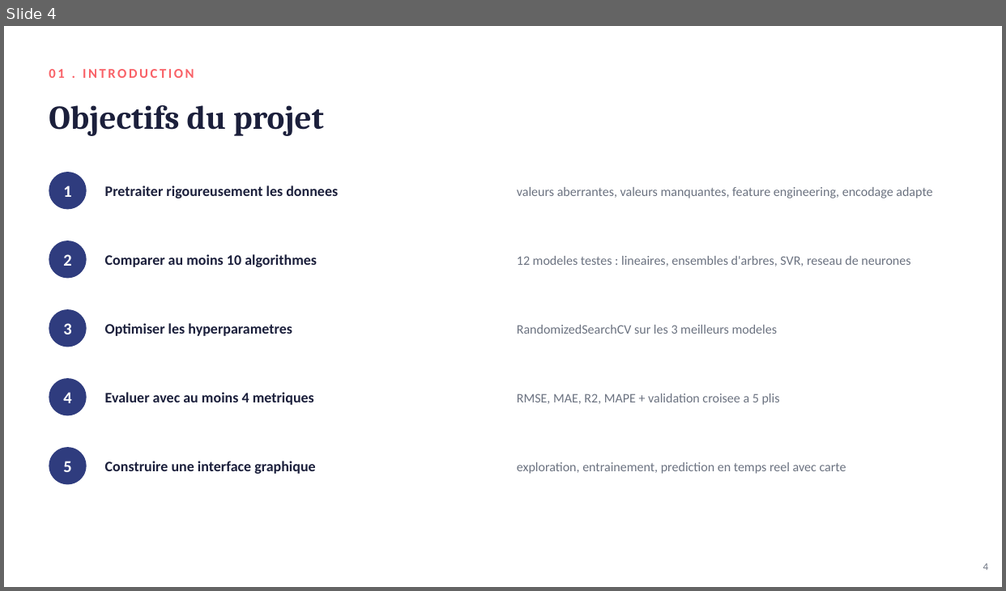
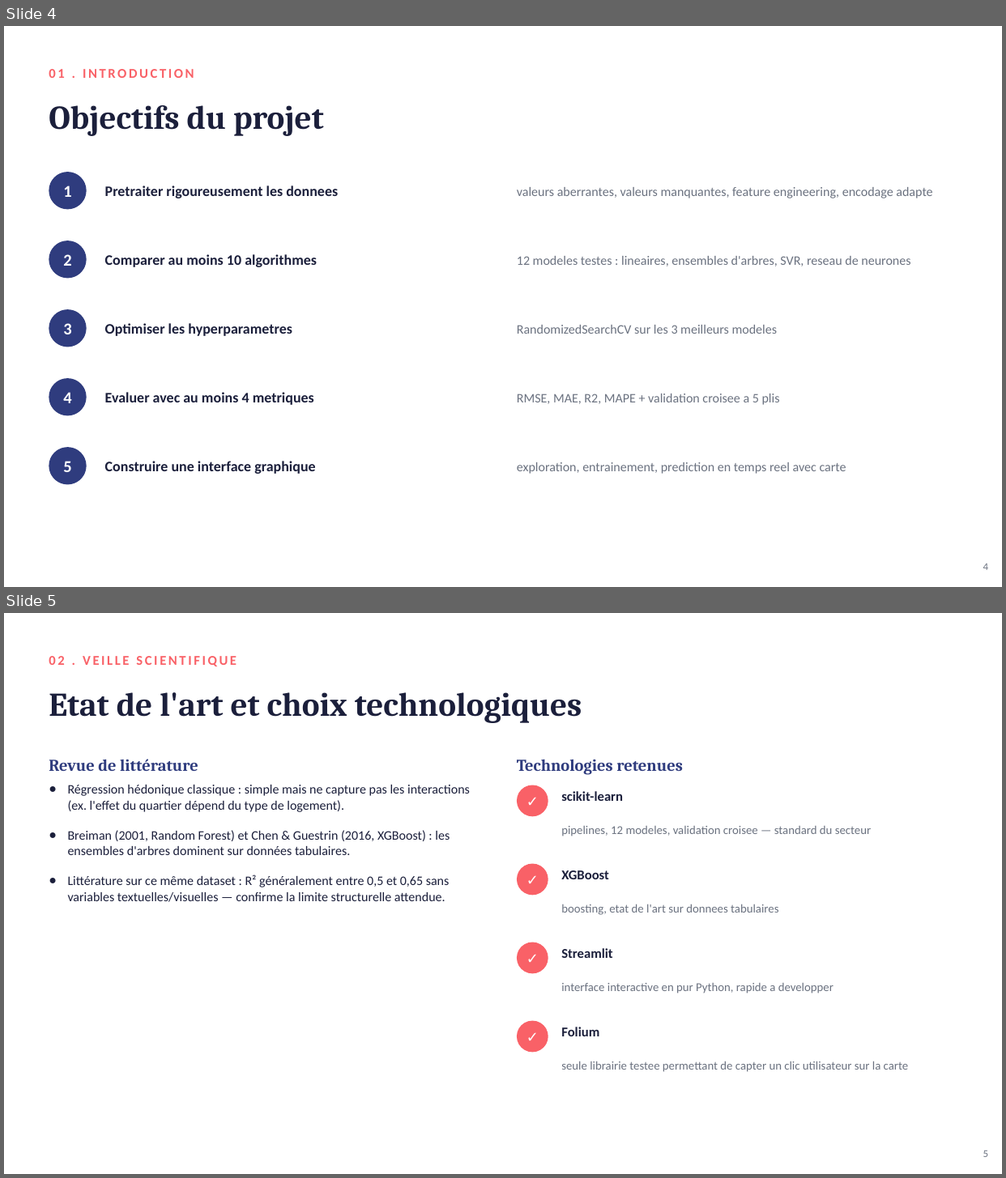
Before and after one commit to kasdiines/airbnb-nyc-price-prediction, a slide deck: presentation/soutenance_airbnb.pptx. Shown one above the other, each under a label of ours: slide 4 before the commit, slides 4 and 5 after it. The pictures are 1006x591 and 1006x1178 pixels, drawn with LibreOffice and Linux fonts; fonts in the diff are those of the drawing. Boxes give left, top, right and bottom in pixels: in the first picture for what was removed or moved away, otherwise in the second. Text is boxed around its words. In the diff, an @@ line names an element or a change of style, - is before the commit and + after.

Commit message:
Ajout de la slide et de la section manquante 'Veille scientifique et technique' (obligatoire au cahier des charges, absente du deck), rebalance du script minute par minute (16 slides / 12 min), renumerotation

```diff
--- a/presentation/soutenance_airbnb.pptx
+++ b/presentation/soutenance_airbnb.pptx
@@ slide 5 added at bbox=[4, 613, 1002, 1174], background #FFFFFF @@
@@ text added at bbox=[49, 656, 236, 666], 13 pt, text #F96167, bold @@
+02 . VEILLE SCIENTIFIQUE
@@ text added at bbox=[49, 692, 582, 723], 32 pt, text #1B1F3B, bold @@
+Etat de l'art et choix technologiques
@@ text added at bbox=[49, 759, 198, 771], 16 pt, text #2F3C7E, bold @@
+Revue de littérature
@@ text added at bbox=[517, 759, 683, 775], 16 pt, text #2F3C7E, bold @@
+Technologies retenues
@@ text added at bbox=[68, 785, 470, 902], 12.5 pt, text #1B1F3B @@
+● Régression hédonique classique : simple mais ne capture pas les interactions (ex. l'effet du quartier dépend du type de logement).
+● Breiman (2001, Random Forest) et Chen & Guestrin (2016, XGBoost) : les ensembles d'arbres dominent sur données tabulaires.
+● Littérature sur ce même dataset : R² généralement entre 0,5 et 0,65 sans variables textuelles/visuelles — confirme la limite structurelle attendue.
@@ ellipse added at bbox=[517, 786, 548, 816], fill #F96167 @@
@@ text added at bbox=[517, 786, 548, 816], 14 pt, text #FFFFFF, bold @@
+✓
@@ text added at bbox=[561, 791, 623, 801], 13 pt, text #1B1F3B, bold @@
+scikit-learn
@@ text added at bbox=[561, 826, 871, 837], 11.5 pt, text #6B7280 @@
+pipelines, 12 modeles, validation croisee — standard du secteur
@@ ellipse added at bbox=[517, 864, 548, 895], fill #F96167 @@
@@ text added at bbox=[517, 864, 548, 895], 14 pt, text #FFFFFF, bold @@
+✓
@@ text added at bbox=[561, 871, 609, 879], 13 pt, text #1B1F3B, bold @@
+XGBoost
@@ text added at bbox=[561, 905, 778, 915], 11.5 pt, text #6B7280 @@
+boosting, etat de l'art sur donnees tabulaires
@@ ellipse added at bbox=[517, 943, 548, 973], fill #F96167 @@
@@ text added at bbox=[517, 943, 548, 973], 14 pt, text #FFFFFF, bold @@
+✓
@@ text added at bbox=[561, 948, 612, 958], 13 pt, text #1B1F3B, bold @@
+Streamlit
@@ text added at bbox=[561, 983, 833, 994], 11.5 pt, text #6B7280 @@
+interface interactive en pur Python, rapide a developper
@@ ellipse added at bbox=[517, 1021, 548, 1053], fill #F96167 @@
@@ text added at bbox=[517, 1021, 548, 1053], 14 pt, text #FFFFFF, bold @@
+✓
@@ text added at bbox=[561, 1027, 599, 1037], 13 pt, text #1B1F3B, bold @@
+Folium
@@ text added at bbox=[561, 1062, 908, 1072], 11.5 pt, text #6B7280 @@
+seule librairie testee permettant de capter un clic utilisateur sur la carte
@@ text added at bbox=[983, 1151, 988, 1157], 10 pt, text #6B7280 @@
+5
```
Also in this commit, not shown: 10 slides changed, 3 other files.
